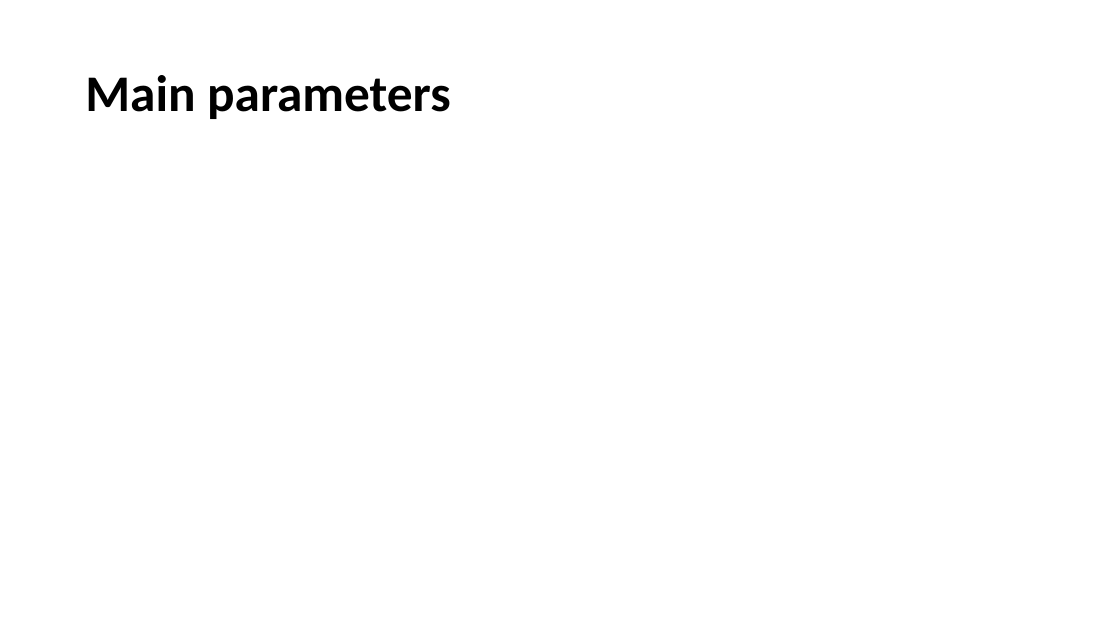
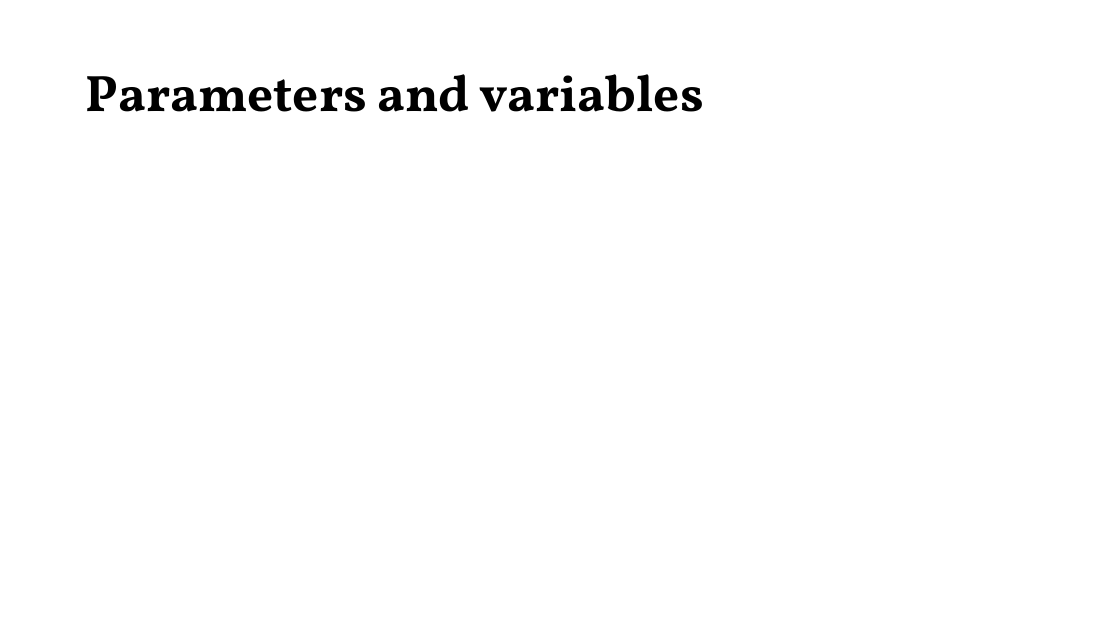
Before and after one commit to OGBond/Modelling1, a slide deck: slide 6 of Presentation/Pres.pptx. Drawn at 1120x630 pixels with LibreOffice and Linux fonts; fonts in the diff are those of the drawing; grey boxes stand for pictures. Boxes give left, top, right and bottom in pixels: in the first picture for what was removed or moved away, otherwise in the second. Text is boxed around its words. In the diff, an @@ line names an element or a change of style, - is before the commit and + after.

```diff
--- a/Presentation/Pres.pptx
+++ b/Presentation/Pres.pptx
@@ title at [85, 74, 704, 112]: text changed; font Calibri to Vollkorn @@
-Main parameters
+Parameters and variables
```
Also in this commit, not shown: 6 other slides changed, 2 slides added, 2 slides removed.
